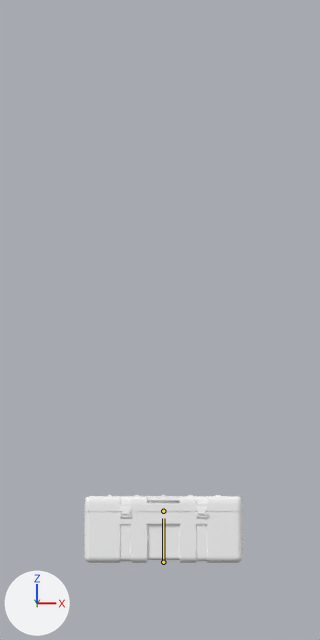
One commit to the Blender file Assets/Arts/Model/Crade/Chest Box/Chestbox/ChestBox 2.blend: the scene before it, then after it.
The view is the same before and after, from the file's camera 'Camera'. Arrows for +X, +Y and +Z are at lower left; the lights stay in place. The bones that bend it are drawn over the model as lines.

The first picture shows 'ChestBox'.
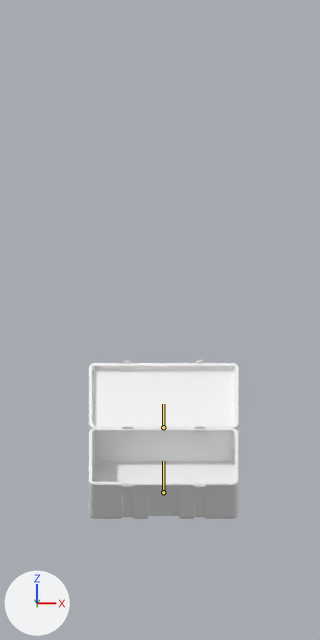
The newer file adds an action. The first version stands in its rest pose; the second is drawn at frame 10 of the action 'Crade Animation Rewarn Popup'.

The edits, one by one:
Bone 'root' (bone_root) moves from (0.0, 0.0, 0.0) to (0.0, 0.774, 0.0).
Bone 'root' (bone_root) turns from (0, 0, 0) to (0, 0, -44) degrees about its own x, y and z.
Bone 'root' (bone_root) is rescaled from (1.0, 1.0, 1.0) to (1.0, 1.0, 0.94).
Bone 'lid' (bone_lid) turns from (0, 0, 0) to (171, 0, 0) degrees about its own x, y and z.

Boxes [x1, y1, x2, y2] around the edits, measured in the pictures (320 x 640 px):
'ChestBox', posed (6% narrower, 130% taller)
    before: [84, 495, 243, 563]
    after: [89, 361, 238, 519]
bone 'root', root to tip
    before: (163, 562) to (163, 518)
    after: (163, 492) to (163, 461)
bone 'lid', root to tip
    before: (163, 511) to (163, 511)
    after: (163, 427) to (163, 404)
